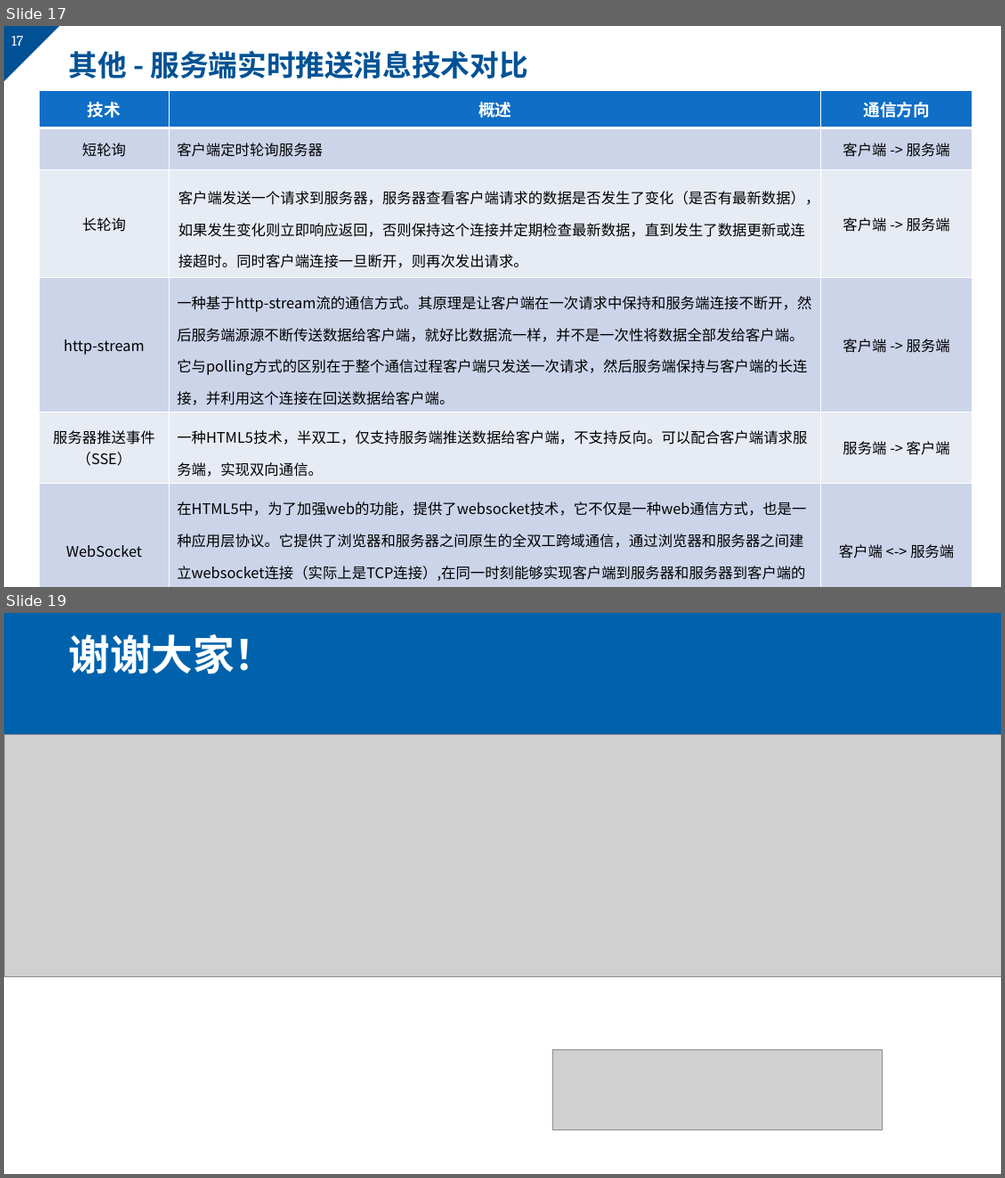
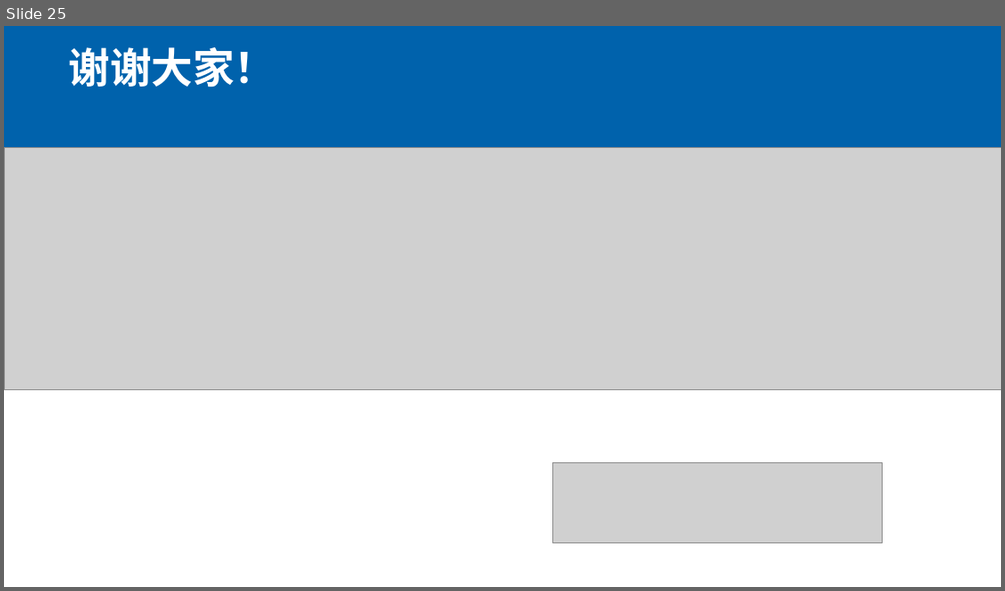
Before and after one commit to markMe1024/coding, a slide deck: MySQL/binlog/后端与UI的webscoket事件机制.pptx. Shown one above the other, each under a label of ours: slides 17 and 19 before the commit, slide 25 after it; the slides between them are not shown. The pictures are 1005x1178 and 1005x591 pixels, drawn with LibreOffice and Linux fonts; fonts in the diff are those of the drawing; grey boxes stand for pictures; background and template pictures are left out. Boxes give left, top, right and bottom in pixels: in the first picture for what was removed or moved away, otherwise in the second. Text is boxed around its words. In the diff, an @@ line names an element or a change of style, - is before the commit and + after.

```diff
--- a/MySQL/binlog/后端与UI的webscoket事件机制.pptx
+++ b/MySQL/binlog/后端与UI的webscoket事件机制.pptx
@@ slide 17 removed at [4,26,1001,587], background #FFFFFF; not listed: 2 template elements that a slide beside it also shows @@
@@ title removed at [68,51,528,79] @@
-其他 - 服务端实时推送消息技术对比
@@ table removed at [39,90,972,584], 6 rows, 3 columns @@
-技术 | 概述 | 通信方向
-短轮询 | 客户端定时轮询服务器 | 客户端 -> 服务端
-长轮询 | 客户端发送一个请求到服务器，服务器查看客户端请求的数据是否发生了变化（是否有最新数据），如果发生变化则立即响应返回，否则保持这个连接并定期检查最新数据，直到发生了数据更新或连接超时。同时客户端连接一旦断开，则再次发出请求。 | 客户端 -> 服务端
-http-stream | 一种基于http-stream流的通信方式。其原理是让客户端在一次请求中保持和服务端连接不断开，然后服务端源源不断传送数据给客户端，就好比数据流一样，并不是一次性将数据全部发给客户端。它与polling方式的区别在于整个通信过程客户端只发送一次请求，然后服务端保持与客户端的长连接，并利用这个连接在回送数据给客户端。 | 客户端 -> 服务端
-服务器推送事件（SSE） | 一种HTML5技术，半双工，仅支持服务端推送数据给客户端，不支持反向。可以配合客户端请求服务端，实现双向通信。 | 服务端 -> 客户端
-WebSocket | 在HTML5中，为了加强web的功能，提供了websocket技术，它不仅是一种web通信方式，也是一种应用层协议。它提供了浏览器和服务器之间原生的全双工跨域通信，通过浏览器和服务器之间建立websocket连接（实际上是TCP连接）,在同一时刻能够实现客户端到服务器和服务器到客户端的数据发送。 | 客户端 <-> 服务端
@@ what was slide 19 is now slide 25 @@
```
Also in this commit, not shown: 14 slides changed, 8 slides added, 1 other slide removed.
